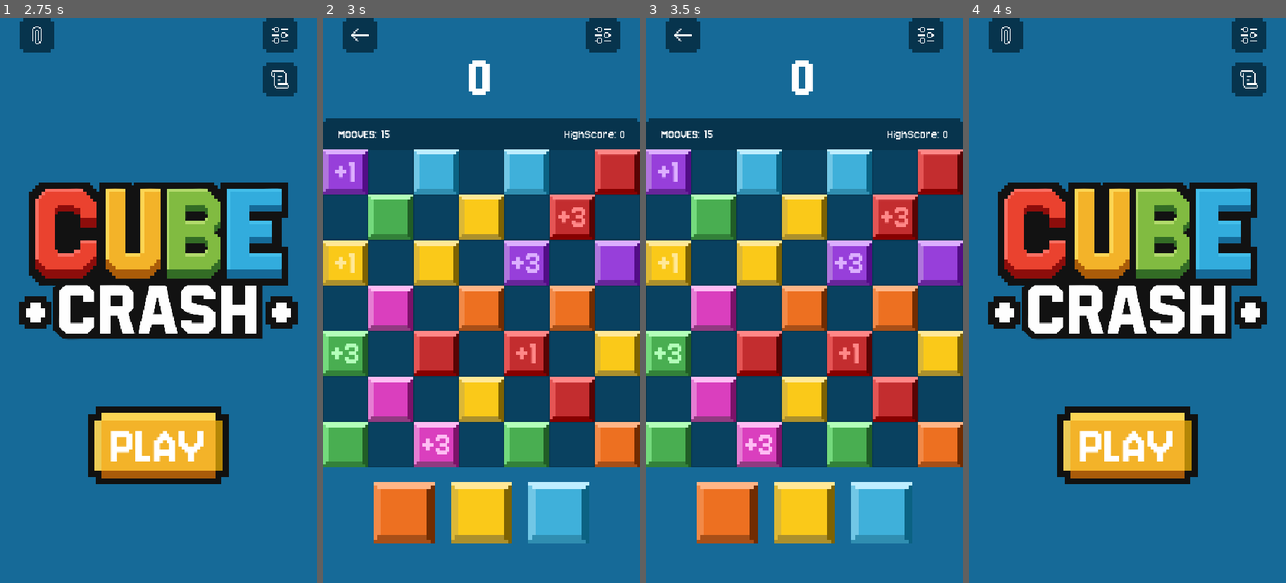
Above: before the commit, frames 1-4 (left to right).
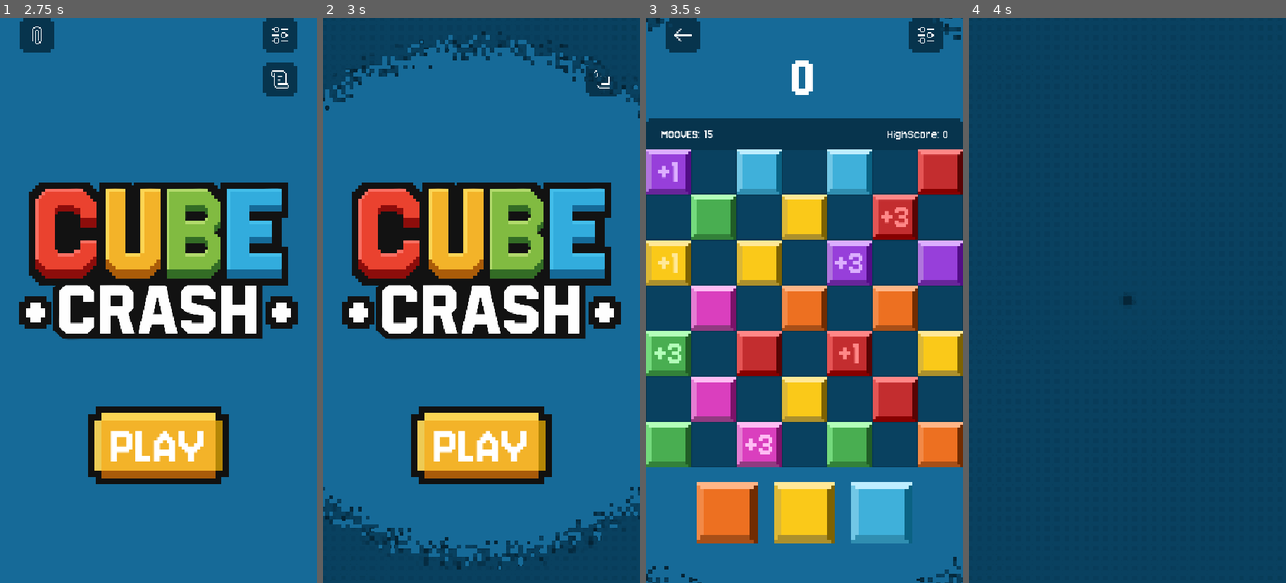
Above: after the commit, the same moments.

Repository: GIORGIOKIRRY/CUBE-CRASH
Game: Godot game, scene res://CORE/Scene/Loading.tscn
The game is run twice, just before and just after one commit, with the same random seed, the same clock (stepped at 60 frames per second) and the same inputs.
Inputs (mouse positions are in pixels of both pictures, inside the frame that each line leads up to):
- Up to frame 1 (2.75 s): move the mouse to (228, 272) at 0.52 s; click (228, 272) at 0.67 s; drag from (95, 328) to (142, 413) at 1.27 s; move the mouse to (190, 176) at 2.02 s; click (190, 176) at 2.17 s
- Up to frame 2 (3 s): click (481, 447) at 2.75 s
- Up to frame 3 (3.5 s): no input
- Up to frame 4 (4 s): click (1007, 34) at 3.5 s

Frame 1 is identical in both runs. In frame 2, 84% of the frame differs, in the area x 0-100%, y 0-100%; in frame 3, 0.4%; in frame 4, 98%.

Commit message:
Add fluid screen transition between scenes (play button)
- New autoload 'transition': blue wipe covers the screen, swaps scene
  when fully covered (nothing visible), then reveals the new screen
- Frames extracted from transition.gif (28 useful frames, empty tail dropped)
- Wired to Play (home->gameplay), plus Home and Play Again on game over

Co-Authored-By: Claude Opus 4.8 (1M context) <noreply@anthropic.com>

Diff:
--- a/CORE/Script/Game_ui.gd
+++ b/CORE/Script/Game_ui.gd
@@ -8,7 +8,7 @@
 
 func _on_back_button_pressed() -> void:
 	settings.button_feedback()
-	get_tree().change_scene_to_file("res://CORE/Scene/MainMenu.tscn")
+	transition.change_scene("res://CORE/Scene/MainMenu.tscn")
 
 func _on_settings_button_pressed() -> void:
 	settings.button_feedback()
--- a/CORE/Script/game_over_screen.gd
+++ b/CORE/Script/game_over_screen.gd
@@ -136,12 +136,12 @@
 
 func _on_close_button_pressed() -> void:
 	settings.button_feedback()
-	get_tree().change_scene_to_file("res://CORE/Scene/MainMenu.tscn")
+	transition.change_scene("res://CORE/Scene/MainMenu.tscn")
 
 
 func _on_play_again_button_pressed() -> void:
 	settings.button_feedback()
-	get_tree().change_scene_to_file("res://CORE/Scene/game.tscn")
+	transition.change_scene("res://CORE/Scene/game.tscn")
 
 
 # Pulsante in alto a sinistra: cattura uno screenshot del punteggio e lo condivide.
--- a/CORE/Script/main_menu.gd
+++ b/CORE/Script/main_menu.gd
@@ -11,7 +11,7 @@
 func _on_play_button_pressed() -> void:
 	settings.play_playbutton()
 	settings.vibrate(15)
-	get_tree().change_scene_to_file("res://CORE/Scene/game.tscn")
+	transition.change_scene("res://CORE/Scene/game.tscn")
 
 
 func _on_settings_button_pressed() -> void:
--- a/project.godot
+++ b/project.godot
@@ -24,6 +24,7 @@
 [autoload]
 
 settings="*res://settings.gd"
+transition="*res://transition.gd"
 
 [display]
 
--- /dev/null
+++ b/transition.gd
@@ -0,0 +1,67 @@
+extends CanvasLayer
+
+# ============================================================
+# Autoload "transition" — transizione a schermo tra le scene.
+# Un wipe blu copre lo schermo; quando è tutto coperto (niente
+# più visibile) cambia scena, poi scopre la nuova schermata.
+# Persistente: sopravvive al cambio scena (layer alto).
+# ============================================================
+
+const FRAME_DIR := "res://CORE/Assets/Art/UI/Transition/"
+const COVER_FRAMES := 14      # frame 0..13  -> copertura
+const TOTAL_FRAMES := 28      # frame 0..27  -> copertura + scopertura
+const FPS := 42.0             # velocità wipe (originale 25 fps, più scattante)
+
+var _sprite: AnimatedSprite2D
+var _busy := false
+
+func _ready() -> void:
+	layer = 128   # sopra a tutto (game over 99999 usa z_index in-scena, qui è un layer)
+	_build()
+
+func _build() -> void:
+	_sprite = AnimatedSprite2D.new()
+	_sprite.centered = true
+	_sprite.position = Vector2(288, 512)   # centro viewport base 576x1024
+	_sprite.scale = Vector2(0.75, 0.75)    # 800x1400 * .75 = 600x1050, copre tutto lo schermo
+	_sprite.visible = false
+
+	var frames := SpriteFrames.new()
+	if frames.has_animation("default"):
+		frames.remove_animation("default")
+
+	frames.add_animation("cover")
+	frames.set_animation_loop("cover", false)
+	frames.set_animation_speed("cover", FPS)
+	for i in COVER_FRAMES:
+		var t: Texture2D = load(FRAME_DIR + "t_%03d.png" % i)
+		if t:
+			frames.add_frame("cover", t)
+
+	frames.add_animation("reveal")
+	frames.set_animation_loop("reveal", false)
+	frames.set_animation_speed("reveal", FPS)
+	for i in range(COVER_FRAMES, TOTAL_FRAMES):
+		var t: Texture2D = load(FRAME_DIR + "t_%03d.png" % i)
+		if t:
+			frames.add_frame("reveal", t)
+
+	_sprite.sprite_frames = frames
+	add_child(_sprite)
+
+# Cambia scena con transizione fluida: copri -> cambia -> scopri.
+func change_scene(path: String) -> void:
+	if _busy:
+		return
+	_busy = true
+	_sprite.visible = true
+	_sprite.play("cover")
+	await _sprite.animation_finished
+	# schermo tutto coperto: cambio scena senza che si veda lo stacco
+	get_tree().change_scene_to_file(path)
+	await get_tree().process_frame
+	await get_tree().process_frame
+	_sprite.play("reveal")
+	await _sprite.animation_finished
+	_sprite.visible = false
+	_busy = false
Binary file added: CORE/Assets/Art/UI/Transition/t_000.png
Not shown, added: CORE/Assets/Art/UI/Transition/t_000.png.import
Binary file added: CORE/Assets/Art/UI/Transition/t_001.png
Not shown, added: CORE/Assets/Art/UI/Transition/t_001.png.import
Binary file added: CORE/Assets/Art/UI/Transition/t_002.png
Not shown, added: CORE/Assets/Art/UI/Transition/t_002.png.import
Binary file added: CORE/Assets/Art/UI/Transition/t_003.png
Not shown, added: CORE/Assets/Art/UI/Transition/t_003.png.import
Binary file added: CORE/Assets/Art/UI/Transition/t_004.png
Not shown, added: CORE/Assets/Art/UI/Transition/t_004.png.import
Binary file added: CORE/Assets/Art/UI/Transition/t_005.png
Not shown, added: CORE/Assets/Art/UI/Transition/t_005.png.import
(and 45 more such lines)
